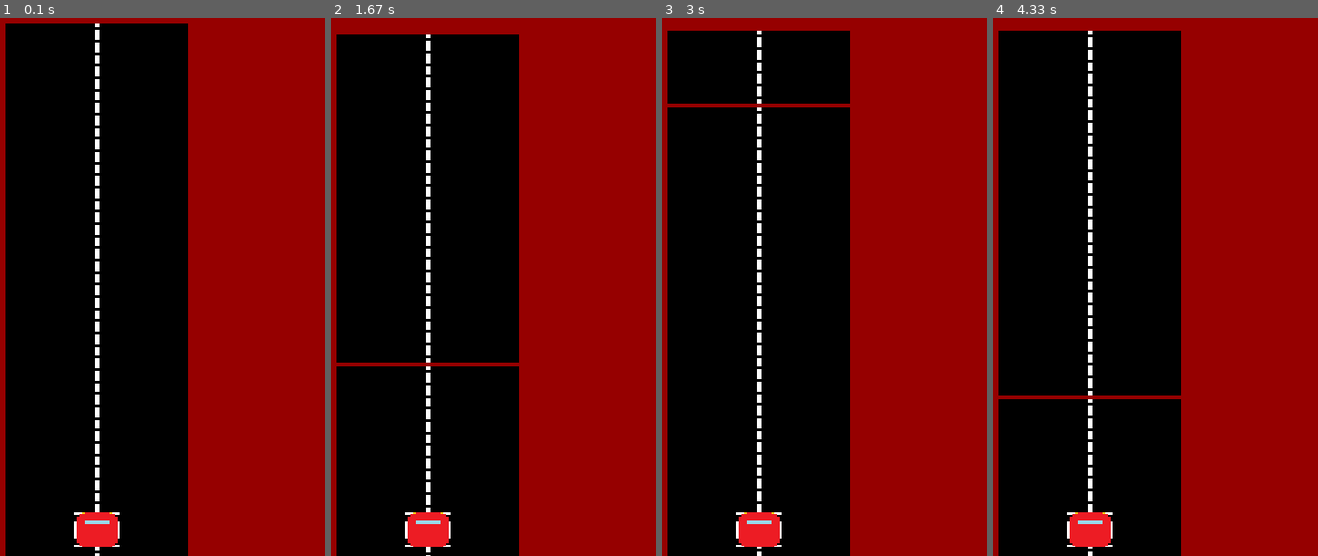
Above: before the commit, frames 1-4 (left to right).
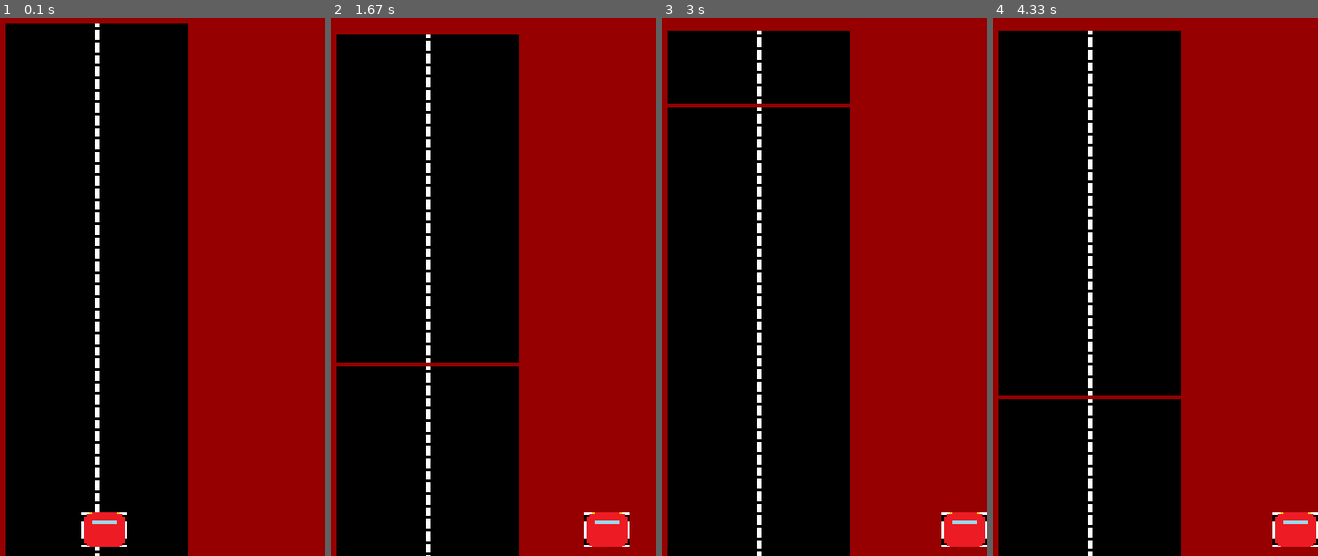
Above: after the commit, the same moments.

Repository: ferclima/pygame
Game: pygame game, started from codigo do jogo.py
Same seed, same stepped clock (60 frames per second), same inputs: the game is played once before the commit and once after it.
Inputs:
- Up to frame 1 (0.1 s): no input
- Up to frame 2 (1.67 s): no input
- Up to frame 3 (3 s): no input
- Up to frame 4 (4.33 s): no input

The runs differ from the first frame. In frame 1, 0.4% of the frame differs, in the area x 22-40%, y 91-99%; in frame 2, 1.8%, in the area x 22-92%, y 91-99%; in frame 3, 1.8%; in frame 4, 1.8%.

Commit message:
movimentação carro

Diff:
--- a/codigo do jogo.py
+++ b/codigo do jogo.py
@@ -38,6 +38,7 @@
         if self.rect.y > HEIGHT:
             self.rect.x = 150
             self.rect.y = 0
+
 class Carro(pygame.sprite.Sprite):
     def __init__(self, img):
         # Construtor da classe mãe (Sprite).
@@ -45,8 +46,19 @@
 
         self.image = img
         self.rect = self.image.get_rect()
+        self.speedx = 4
         self.rect.centerx = WIDTH /2
         self.rect.bottom = HEIGHT - 10
+
+    def update(self):
+        # Atualização da posição da nave
+        self.rect.x += self.speedx
+
+        # Mantem dentro da tela
+        if self.rect.right > WIDTH:
+            self.rect.right = WIDTH
+        if self.rect.left < 0:
+            self.rect.left = 0
 
 all_sprites = pygame.sprite.Group()
 all_pistas = pygame.sprite.Group()
